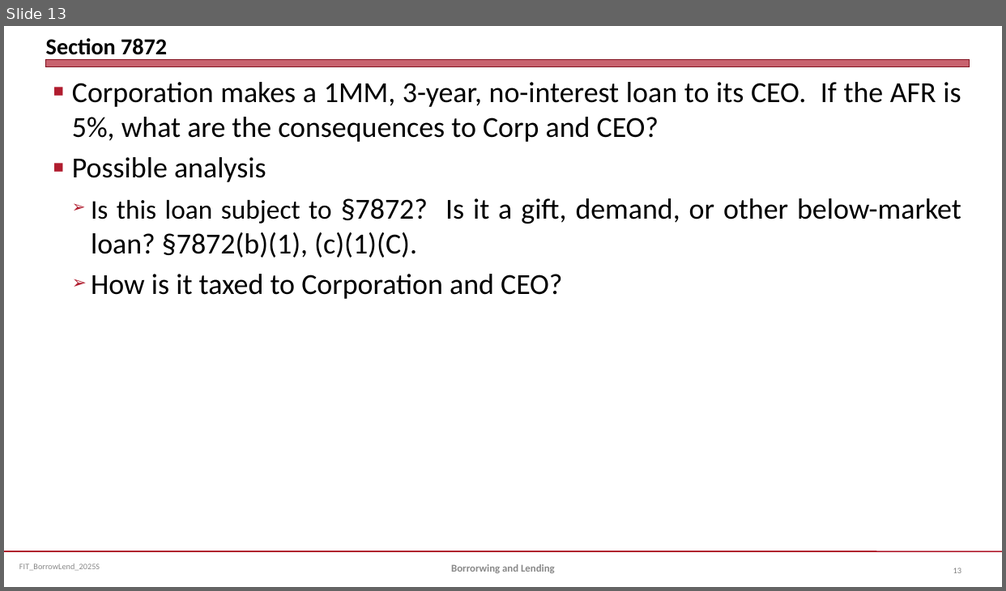
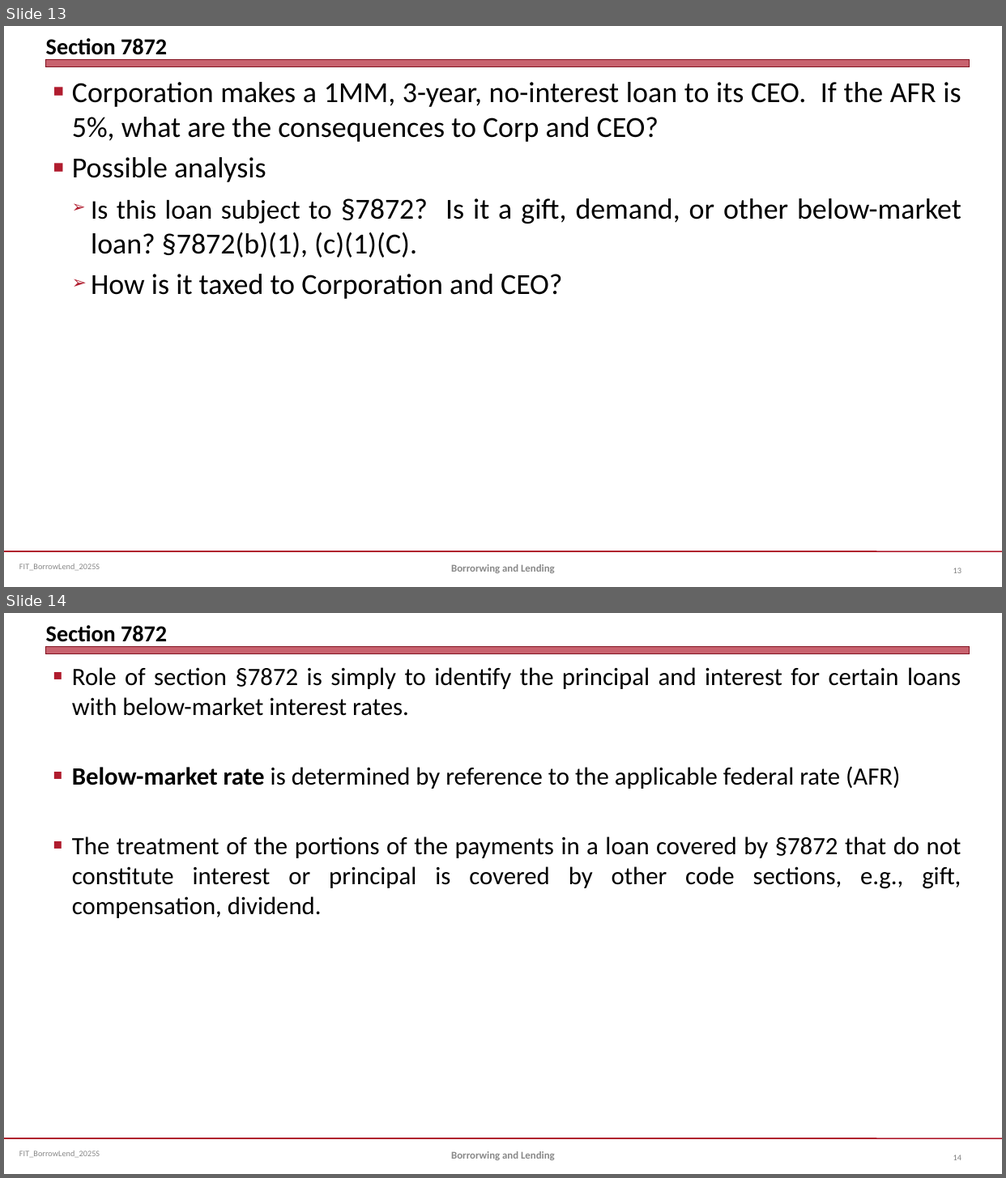
Before and after one commit to jmc877/Fed-Income-Tax, a slide deck: slides/FIT_BorrowLend_2025S.pptx. Shown one above the other, each under a label of ours: slide 13 before the commit, slides 13 and 14 after it. The pictures are 1006x591 and 1006x1178 pixels, drawn with LibreOffice and Linux fonts; fonts in the diff are those of the drawing. Boxes give left, top, right and bottom in pixels: in the first picture for what was removed or moved away, otherwise in the second. Text is boxed around its words. In the diff, an @@ line names an element or a change of style, - is before the commit and + after.

```diff
--- a/slides/FIT_BorrowLend_2025S.pptx
+++ b/slides/FIT_BorrowLend_2025S.pptx
@@ slide 14 added at (x1=4, y1=613, x2=1002, y2=1174), background #FFFFFF; not listed: 3 template elements that a slide beside it also shows @@
@@ title added at (x1=46, y1=625, x2=167, y2=647), 22 pt, text #000000, bold @@
+Section 7872
@@ text added at (x1=72, y1=667, x2=961, y2=918), 24 pt, text #000000 @@
+■ Role of section §7872 is simply to identify the principal and interest for certain loans with below-market interest rates.
+■ Below-market rate is determined by reference to the applicable federal rate (AFR)
+■ The treatment of the portions of the payments in a loan covered by §7872 that do not constitute interest or principal is covered by other code sections, e.g., gift, compensation, dividend.
@@ text added at (x1=451, y1=1152, x2=555, y2=1161), 10 pt, text #898989, bold @@
+Borrorwing and Lending
@@ page number added at (x1=953, y1=1155, x2=961, y2=1161), 8 pt, text #808080 @@
+14
```
Also in this commit, not shown: 2 slides changed, 8 other slides added, 5 other files.
